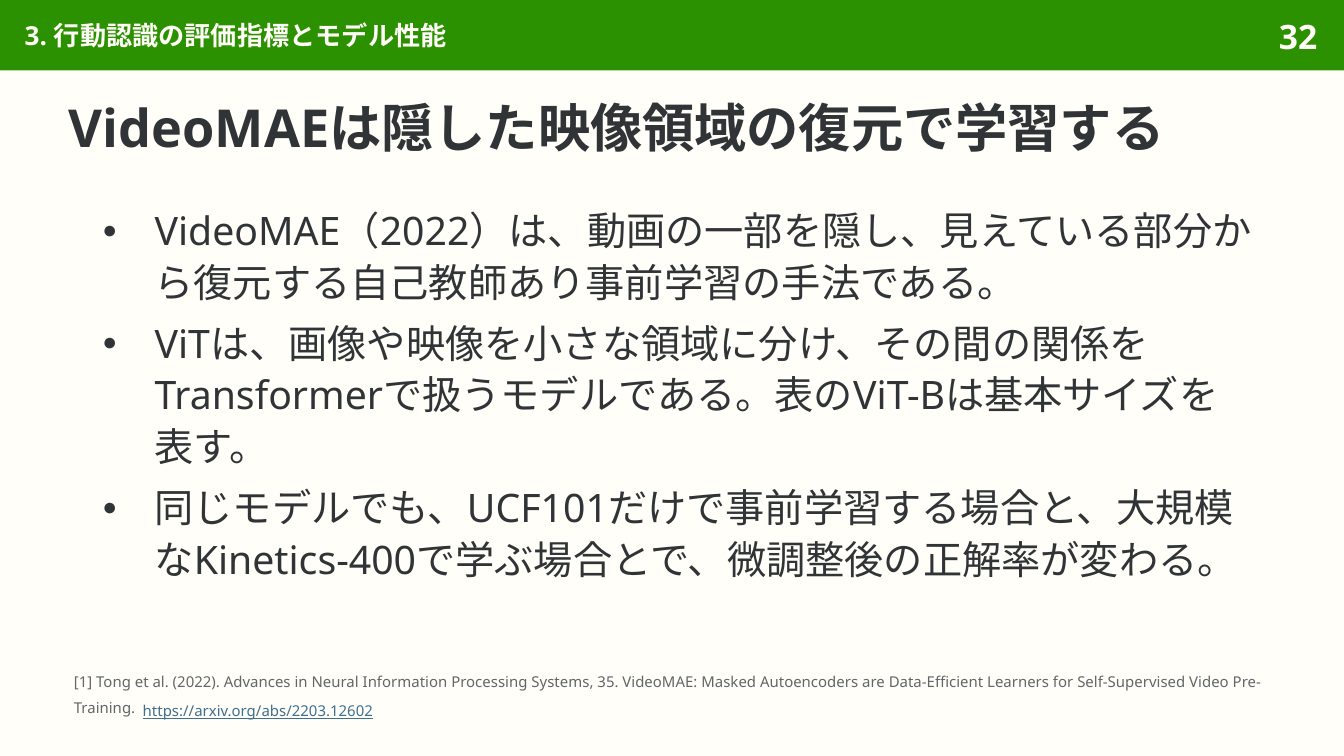
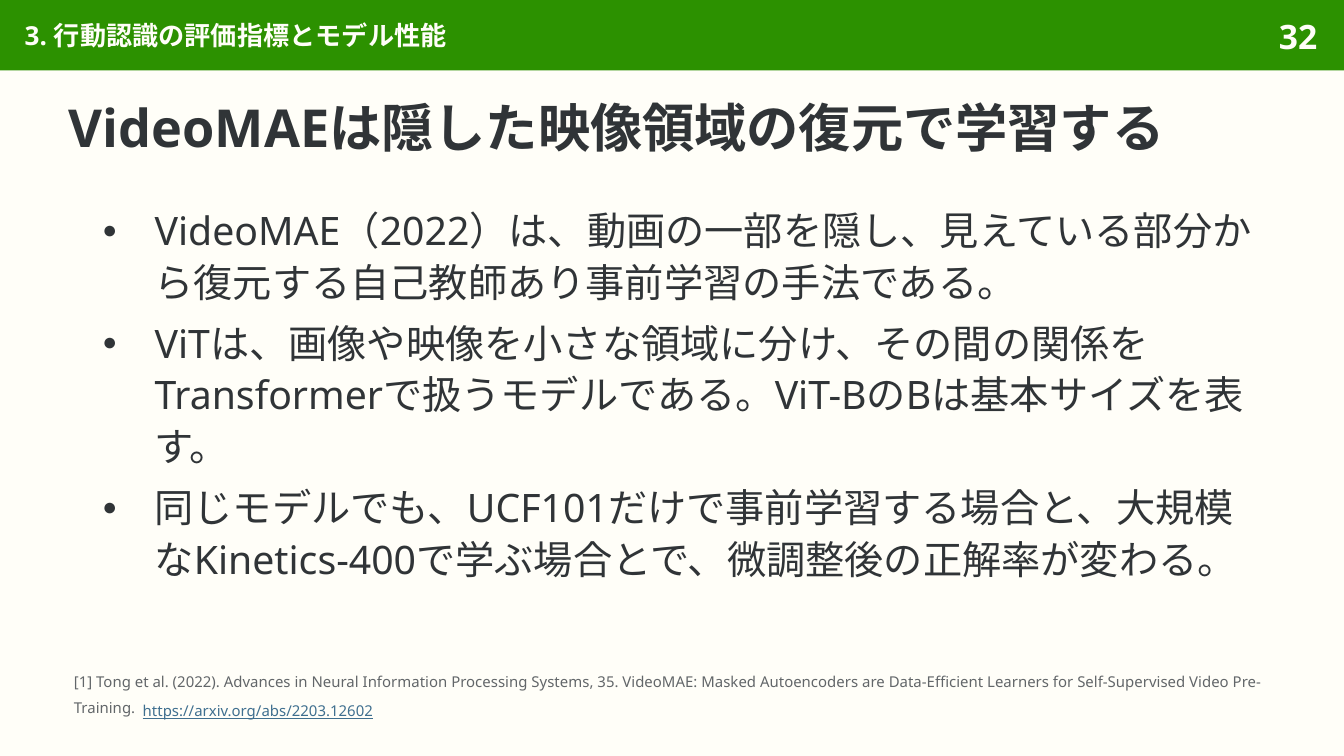
Before and after one commit to sasakiy84/datasets-in-10-minutes, a slide deck: slide 32 of slides/datasets-in-10-minutes-ucf101.pptx. Drawn at 1344x756 pixels with LibreOffice and Linux fonts; fonts in the diff are those of the drawing. Boxes give left, top, right and bottom in pixels: in the first picture for what was removed or moved away, otherwise in the second. Text is boxed around its words. In the diff, an @@ line names an element or a change of style, - is before the commit and + after.

```diff
--- a/slides/datasets-in-10-minutes-ucf101.pptx
+++ b/slides/datasets-in-10-minutes-ucf101.pptx
@@ text at <box>155,325,1244,464</box>: text changed @@
-● ViTは、画像や映像を小さな領域に分け、その間の関係をTransformerで扱うモデルである。表のViT-Bは基本サイズを表す。
+● ViTは、画像や映像を小さな領域に分け、その間の関係をTransformerで扱うモデルである。ViT-BのBは基本サイズを表す。
```
Also in this commit, not shown: 9 other slides changed, 7 other files.
